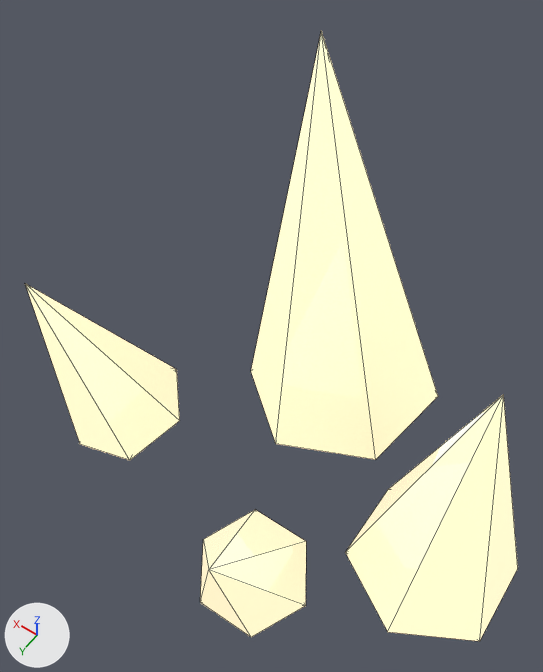
What one commit did to the glTF model game/assets/models/ferrite_cluster.glb.
Rendered twice from a 50 mm lens placed at (-0.488, 0.864, 1.711), pointed at (0.072, 0.08, 0.479). Lighting does not change. The marker at lower left points along +X, +Y and +Z. The picture after the commit comes second. Mesh edges are drawn as thin lines.

Script lines for the objects in view, before the commit:
```python
mat_ferrite_cluster_baked = bpy.data.materials.new('ferrite_cluster_baked')
mat_ferrite_cluster_baked.use_nodes = True; mat_ferrite_cluster_baked.node_tree.nodes.clear()
_N = mat_ferrite_cluster_baked.node_tree.nodes; _L = mat_ferrite_cluster_baked.node_tree.links
n0 = _N.new('ShaderNodeBsdfPrincipled'); n0.name = 'Principled BSDF'
n0.inputs[27].default_value = (0.92, 0.78, 0.5, 1.0)  # 'Emission Color', beige #f6e5bc
n0.inputs[28].default_value = 1.0  # 'Emission Strength'
n1 = _N.new('ShaderNodeOutputMaterial'); n1.name = 'Material Output'
n2 = _N.new('ShaderNodeTexImage'); n2.name = 'Image Texture'
n2.image = img_ferrite_cluster_diff
n3 = _N.new('ShaderNodeMath'); n3.name = 'Math'
n3.operation = 'MULTIPLY'
n3.inputs[1].default_value = 0.25  # 'Value'
n4 = _N.new('ShaderNodeSeparateColor'); n4.name = 'Separate Color'
n5 = _N.new('ShaderNodeTexImage'); n5.name = 'Image Texture.001'
n5.image = img_ferrite_cluster_rough
_L.new(n0.outputs[0], n1.inputs[0])  # 'BSDF' to 'Surface'
_L.new(n2.outputs[0], n0.inputs[0])  # 'Color' to 'Base Color'
_L.new(n3.outputs[0], n0.inputs[1])  # 'Value' to 'Metallic'
_L.new(n4.outputs[2], n3.inputs[0])  # 'Blue' to 'Value'
_L.new(n4.outputs[1], n0.inputs[2])  # 'Green' to 'Roughness'
_L.new(n5.outputs[0], n4.inputs[0])  # 'Color' to 'Color'
me_cone = bpy.data.meshes.new('Cone')
me_cone.from_pydata(...)  # 28 vertices, 40 faces; spans x -0.573..0.61, y -0.457..0.532, z -0.033..0.996
me_cone.materials.append(mat_ferrite_cluster_baked)
ob_ferrite_cluster = bpy.data.objects.new('ferrite_cluster', me_cone)
ob_ferrite_cluster.location = (0.0, 0.0, 0.0)
```
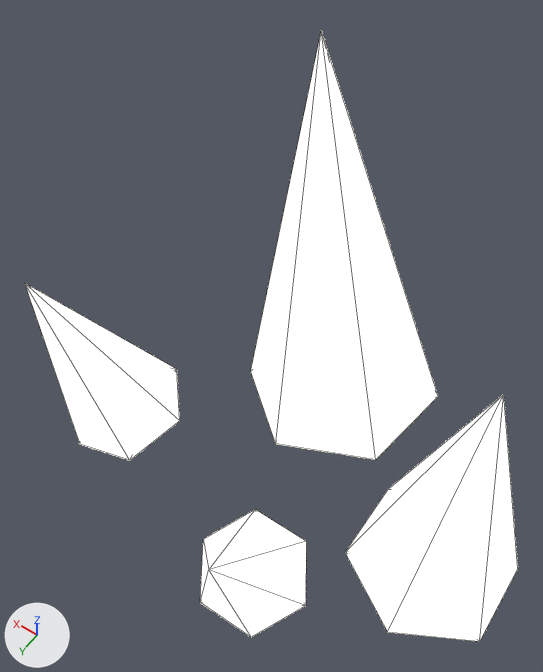
Diff of the bpy script that builds the scene:
```diff
--- a/game/assets/models/ferrite_cluster.glb.py
+++ b/game/assets/models/ferrite_cluster.glb.py
@@ img_ferrite_cluster_norm @@
+img_ferrite_cluster_norm = load_image('ferrite_cluster_norm', '_unpacked/ferrite_cluster_norm', 1024, 1024, 'Non-Color')
@@ img_ferrite_cluster_orm @@
+img_ferrite_cluster_orm = load_image('ferrite_cluster_orm', '_unpacked/ferrite_cluster_orm', 1024, 1024, 'Non-Color')
@@ img_ferrite_cluster_emit @@
+img_ferrite_cluster_emit = load_image('ferrite_cluster_emit', '_unpacked/ferrite_cluster_emit', 1024, 1024, 'sRGB')
@@ mat_ferrite_cluster_baked @@
 mat_ferrite_cluster_baked = bpy.data.materials.new('ferrite_cluster_baked')
-# nodes: BsdfPrincipled, Math, OutputMaterial, SeparateColor, TexImage x2
-# colours: beige #f6e5bc
+# nodes: BsdfPrincipled, NormalMap, OutputMaterial, SeparateColor, TexImage x4
 # uses the picture img_ferrite_cluster_diff
-# uses the picture img_ferrite_cluster_rough
+# uses the picture img_ferrite_cluster_emit
+# uses the picture img_ferrite_cluster_norm
+# uses the picture img_ferrite_cluster_orm
```

Boxes [x1, y1, x2, y2] around the edits, measured in the pictures (543 x 672 px):
'ferrite_cluster', surface changed (beige to white)
    both: [25, 30, 518, 641]
